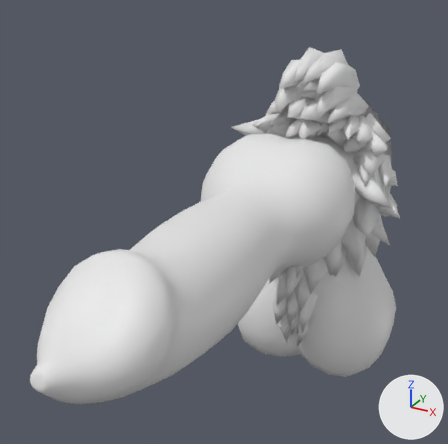
What one commit did to the glTF model Mesh/Parts/Penis/CaninePenis/CaninePenis.glb.
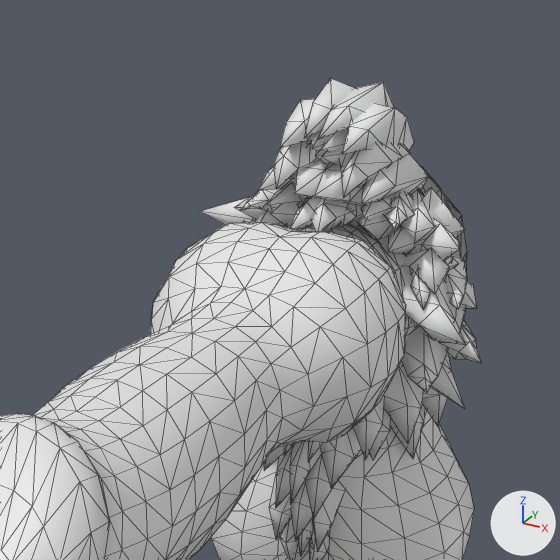
Each version appears first whole from a camera (50 mm lens) standing at (0.192, -0.592, 0.222) and looking at (-0.034, -0.181, 0.017), and next in a close-up on the part from 25% to 100% of the width and 0% to 76% of the height. Every picture has the same lights, and +X, +Y and +Z are marked at lower right. The last two pictures show the newer version. The close-ups show mesh edges as thin lines. Vertices at exactly the same position are counted once.

Objects in the first close-up: 'Balls', 'FurPath.001', 'Shaft'.
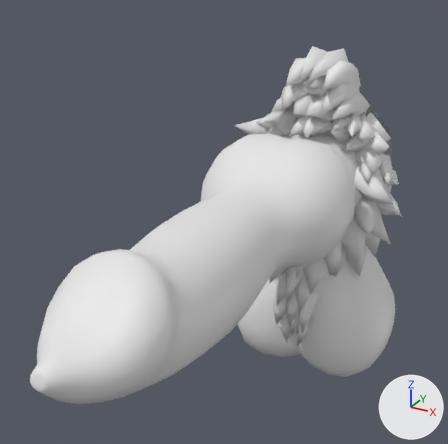
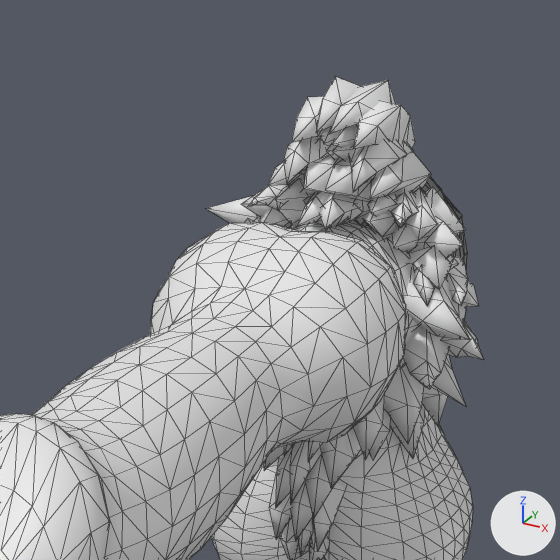
The newer file is also rescaled (x0.8), turned or shifted as a whole; pictures and numbers use the older file's frame.

Pixel boxes (x1, y1, x2, y2) of what changed, in the close-ups (560 x 560 px; the box of a moved part takes in the faces that stretch with it):
'FurPath.001', reshaped
    before: (200, 78, 481, 560)
    after: (206, 76, 484, 560)
'Balls', reshaped
    before: (211, 166, 474, 560)
    after: (211, 177, 473, 560)
part 1 of me_retopoflow_002, reshaped
    before: (211, 425, 474, 560)
    after: (211, 177, 473, 560)
part 2 of me_nurbspath_008, moved or reshaped
    before: (383, 192, 414, 232)
    after: (388, 189, 418, 229)
part 3 of me_nurbspath_008, moved or reshaped
    before: (410, 256, 454, 309)
    after: (413, 255, 455, 305)
part 4 of me_nurbspath_008, moved or reshaped
    before: (403, 273, 466, 345)
    after: (405, 271, 470, 340)
part 5 of me_nurbspath_008, moved or reshaped (mostly hidden)
    before: (307, 141, 317, 162)
    after: (317, 136, 328, 157)
part 6 of me_nurbspath_008, moved or reshaped (mostly hidden)
    before: (311, 131, 330, 151)
    after: (321, 126, 339, 146)
part 7 of me_nurbspath_008, moved or reshaped
    before: (240, 189, 280, 212)
    after: (247, 185, 288, 211)
part 8 of me_nurbspath_008, moved or reshaped (mostly hidden)
    before: (339, 151, 351, 166)
    after: (348, 144, 360, 160)
part 9 of me_nurbspath_008, moved or reshaped
    before: (321, 128, 348, 152)
    after: (332, 124, 358, 147)
part 10 of me_nurbspath_008, moved or reshaped
    before: (200, 78, 481, 432)
    after: (206, 76, 484, 432)

Patch to the scene script:
```diff
--- a/Mesh/Parts/Penis/CaninePenis/CaninePenis.glb.py
+++ b/Mesh/Parts/Penis/CaninePenis/CaninePenis.glb.py
@@ me_retopoflow_002 @@
 # used by ob_balls; location = (0.0, 0.0, 0.0)
-me_retopoflow_002.from_pydata(...)  # 446 vertices, 888 faces; spans x -0.083..0.083, y -0.105..0.062, z -0.188..0.091
+me_retopoflow_002.from_pydata(...)  # 774 vertices, 1544 faces; spans x -0.083..0.083, y -0.105..0.062, z -0.188..0.091
+# me_retopoflow_002 part 1: 38 vertices moved from x -0.082..0.082, y -0.105..0.019, z -0.139..-0.035 to x -0.082..0.082, y -0.105..0.018, z -0.148..-0.035; 31 vertices removed from x -0.08..0.08, y -0.096..0.015, z -0.181..0.017; 359 vertices added at x -0.082..0.082, y -0.105..0.019, z -0.187..0.091
 me_retopoflow_002.materials.append(mat_material)
@@ me_nurbspath_008 @@
 me_nurbspath_008.from_pydata(...)  # 1075 vertices, 1718 faces; spans x -0.088..0.088, y -0.123..-0.007, z -0.142..0.143
 # used by ob_furpath_001; location = (0.0, 0.0, 0.0)
+# me_nurbspath_008 part 2: the loose piece of 33 vertices spanning x 0.003..0.044, y -0.108..-0.036, z 0.047..0.09 is multiplied about its middle by the matrix ((1.0, 0.0, 0.0), (-0.034, 0.888, 0.09), (0.0, 0.0, 1.0)), then moved by (0.0, 0.005, 0.0)
+# me_nurbspath_008 part 3: the loose piece of 17 vertices spanning x 0.034..0.061, y -0.102..-0.031, z 0.025..0.061 is scaled about its middle by (1, 0.887, 1), then moved by (0.0, 0.003, 0.0)
+# me_nurbspath_008 part 4: the loose piece of 9 vertices spanning x 0.03..0.085, y -0.114..-0.062, z 0.015..0.056 is scaled about its middle by (1, 0.879, 1), then moved by (0.0, 0.005, 0.0)
+# me_nurbspath_008 part 5: the loose piece of 17 vertices spanning x -0.026..0.005, y -0.098..-0.045, z 0.091..0.124 is scaled about its middle by (1, 0.836, 1), then moved by (0.0, 0.01, 0.0)
+# me_nurbspath_008 part 6: the loose piece of 17 vertices spanning x -0.022..0.01, y -0.111..-0.045, z 0.092..0.13 is scaled about its middle by (1, 0.84, 1), then moved by (0.0, 0.011, 0.0)
+# me_nurbspath_008 part 7: the loose piece of 33 vertices spanning x -0.044..-0.003, y -0.108..-0.036, z 0.047..0.09 is multiplied about its middle by the matrix ((1.0, 0.0, 0.0), (0.034, 0.888, 0.09), (0.0, 0.0, 1.0)), then moved by (0.0, 0.005, 0.0)
+# me_nurbspath_008 part 8: the loose piece of 17 vertices spanning x -0.005..0.026, y -0.098..-0.045, z 0.091..0.124 is scaled about its middle by (1, 0.836, 1), then moved by (0.0, 0.01, 0.0)
+# me_nurbspath_008 part 9: the loose piece of 17 vertices spanning x -0.01..0.022, y -0.111..-0.045, z 0.092..0.13 is scaled about its middle by (1, 0.84, 1), then moved by (0.0, 0.011, 0.0)
+# me_nurbspath_008 part 10: 488 of 1075 vertices moved; they spanned x -0.088..0.088, y -0.123..-0.013, z -0.025..0.143 and now span x -0.088..0.088, y -0.113..-0.012, z -0.025..0.143; mean shift (0.0, 0.006, 0.0); largest move (-0.004, -0.119, 0.122) -> (-0.004, -0.104, 0.122)
 me_nurbspath_008.materials.append(mat_material_001)
```
